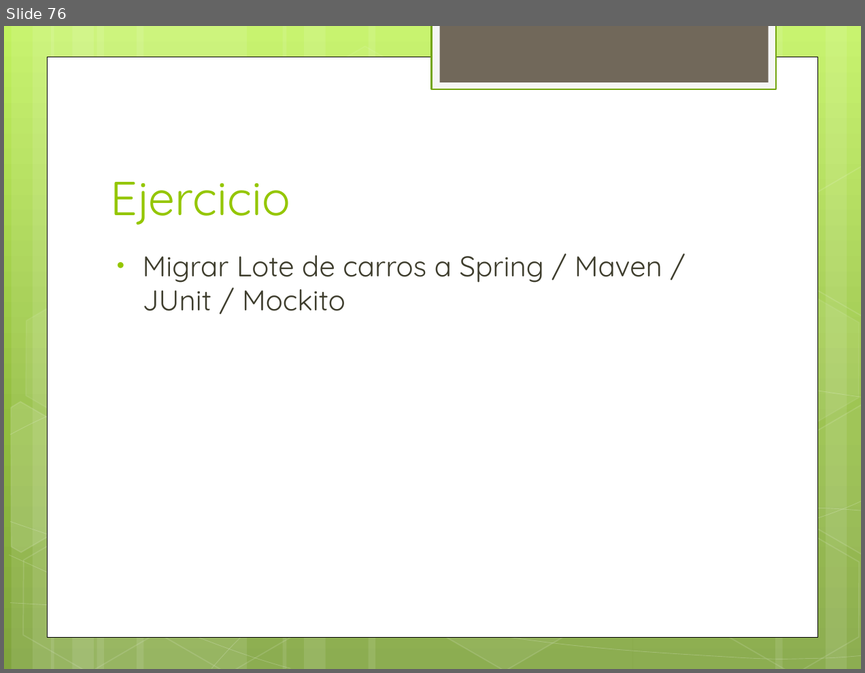
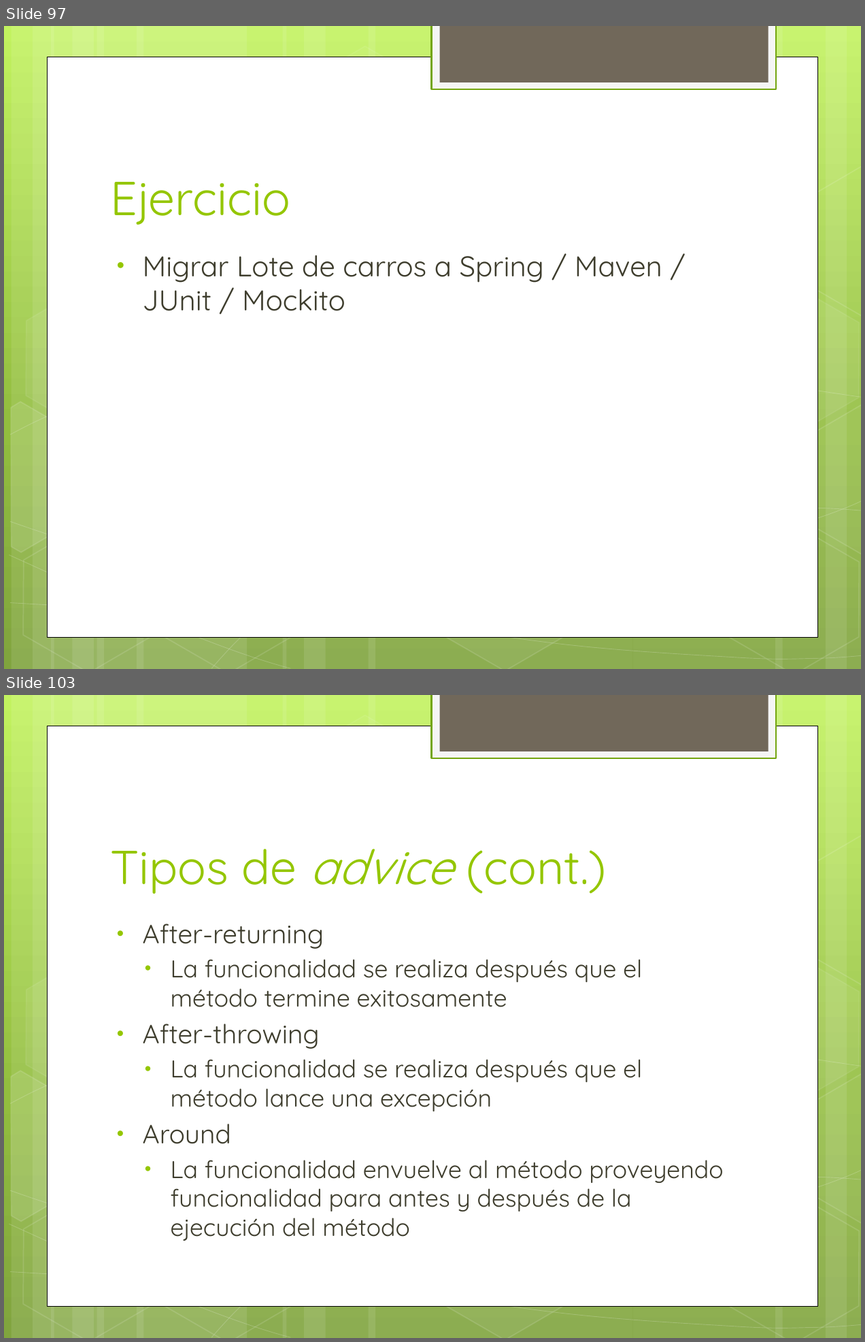
Before and after one commit to jdmr/CursoSpring, a slide deck: Presentation1.pptx. Shown one above the other, each under a label of ours: slide 76 before the commit, slides 97 and 103 after it; the slides between them are not shown. The pictures are 865x673 and 865x1342 pixels, drawn with LibreOffice and Linux fonts; fonts in the diff are those of the drawing. Boxes give left, top, right and bottom in pixels: in the first picture for what was removed or moved away, otherwise in the second. Text is boxed around its words. In the diff, an @@ line names an element or a change of style, - is before the commit and + after.

Commit message:
AOP

```diff
--- a/Presentation1.pptx
+++ b/Presentation1.pptx
@@ slide 103 added at <box>4,695,861,1338</box>, background gradient #C3F35F to #93BF3F to #81A53E; not listed: 31 template elements that a slide beside it also shows @@
@@ title added at <box>110,849,606,894</box>, 40 pt, text #94C600 @@
+Tipos de advice (cont.)
@@ text added at <box>143,923,723,1240</box>, 20.4 pt, text #3E3D2D @@
+• After-returning
+  • La funcionalidad se realiza después que el método termine exitosamente
+• After-throwing
+  • La funcionalidad se realiza después que el método lance una excepción
+• Around
+  • La funcionalidad envuelve al método proveyendo funcionalidad para antes y después de la ejecución del método
@@ what was slide 76 is now slide 97 @@
```
Also in this commit, not shown: 49 other slides added.
